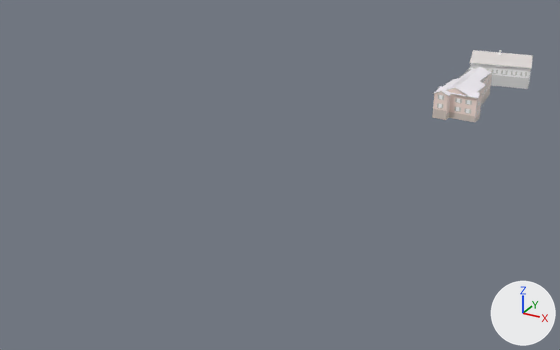
Two versions of the glTF model world/buildings/b_-19_-19.glb, one commit apart.
Before and after are seen from a camera (50 mm lens) standing at (-4553.1, 4572.9, 427.3) and looking at (-4647.9, 4745.3, 341.1). Arrows for +X, +Y and +Z are at lower right; the lights stay in place. The older version comes first. Vertices at exactly the same position are counted once.

In view in the first picture: 'bld'.
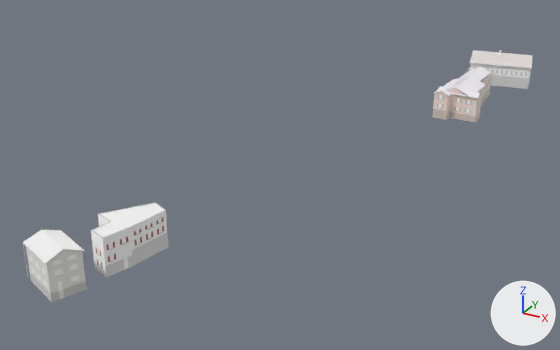
Location of each change, (x1, y1, x2, y2) in pixels of the pictures (560 x 350 px):
'bld', reshaped (401% wider, 247% taller): before (432, 50, 533, 122); after (23, 50, 533, 302)
part 1 of me_bld, added: after (23, 202, 168, 302)

Diff of the bpy script that builds the scene:
```diff
--- a/world/buildings/b_-19_-19.glb.py
+++ b/world/buildings/b_-19_-19.glb.py
@@ me_bld @@
 # used by ob_bld; location = (0.0, 0.0, 0.0)
-me_bld.from_pydata(...)  # 1825 vertices, 1211 faces; spans x -4623.8..-4601.7, y 4793.1..4848.0, z 347.1..358.8
+me_bld.from_pydata(...)  # 3069 vertices, 2052 faces; spans x -4667.2..-4601.7, y 4666.4..4848.0, z 341.5..358.8
+# me_bld part 1: 1224 vertices added at x -4667.2..-4647.4, y 4666.4..4695.4, z 341.5..352.9
+# other edits to the shape of me_bld do not show in these pictures
 me_bld.materials.append(mat_building)
```
